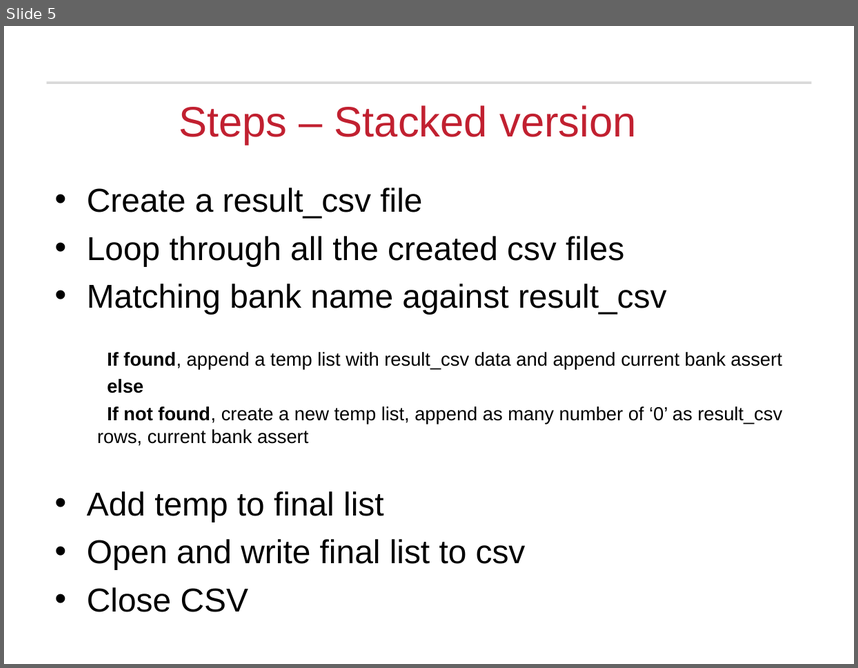
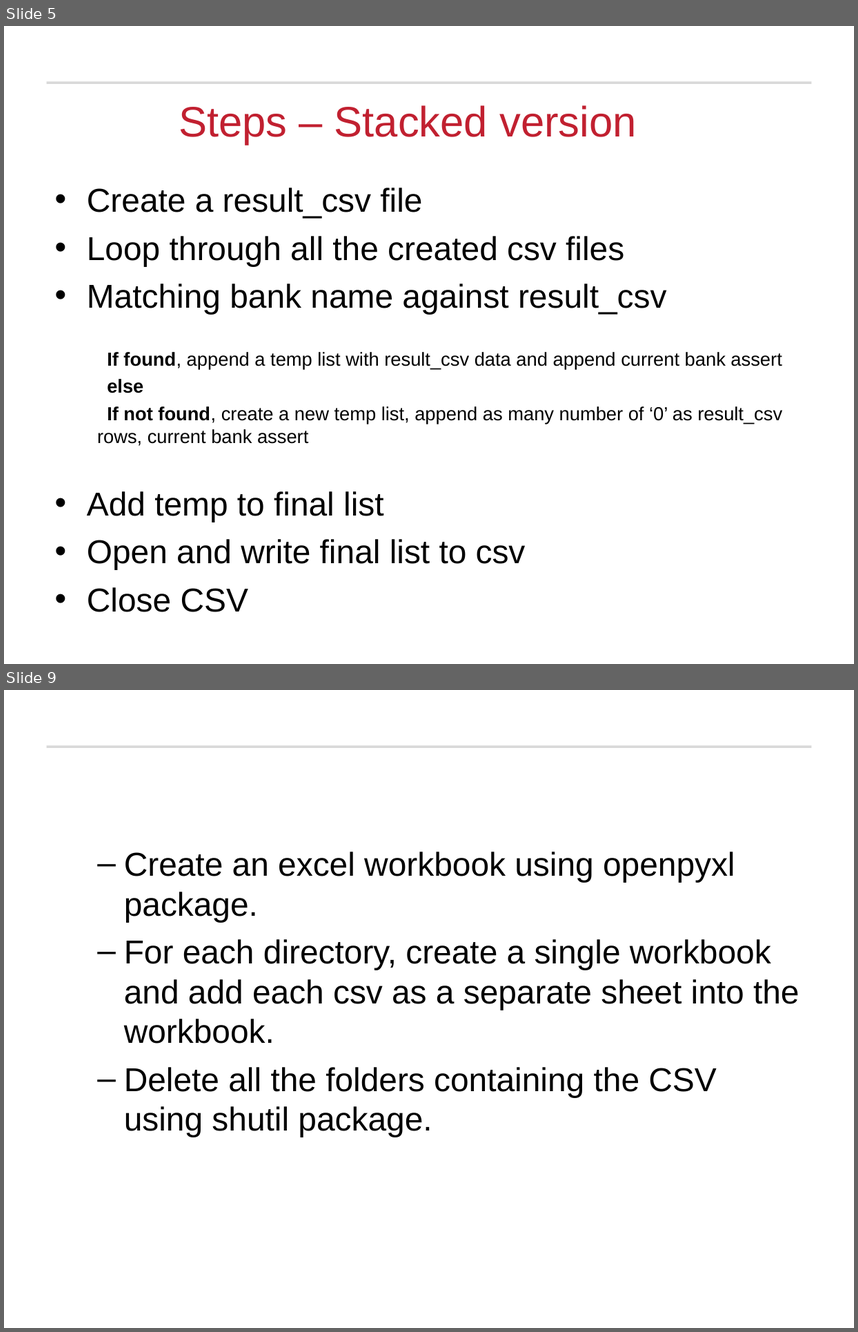
Before and after one commit to VivekKumarNeu/DataScienceAssignment1, a slide deck: Part1/Part1.ppt. Shown one above the other, each under a label of ours: slide 5 before the commit, slides 5 and 9 after it; the slides between them are not shown. The pictures are 858x668 and 858x1332 pixels, drawn with LibreOffice and Linux fonts; fonts in the diff are those of the drawing; background and template pictures are left out. Boxes give left, top, right and bottom in pixels: in the first picture for what was removed or moved away, otherwise in the second. Text is boxed around its words. In the diff, an @@ line names an element or a change of style, - is before the commit and + after.

```diff
--- a/Part1/Part1.ppt
+++ b/Part1/Part1.ppt
@@ slide 9 added at [4, 690, 854, 1328], background #FFFFFF; not listed: 1 template element that a slide beside it also shows @@
@@ text added at [124, 851, 800, 1136], 28 pt, text #000000 @@
+  – Create an excel workbook using openpyxl package.
+  – For each directory, create a single workbook and add each csv as a separate sheet into the workbook.
+  – Delete all the folders containing the CSV using shutil package.
```
Also in this commit, not shown: 5 other slides added.
